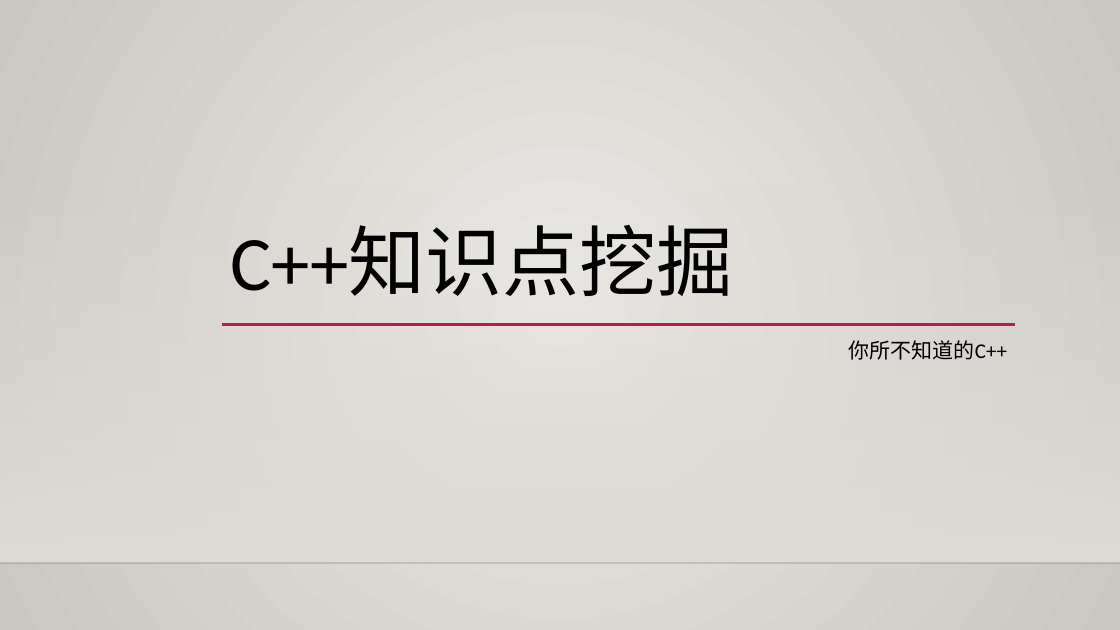
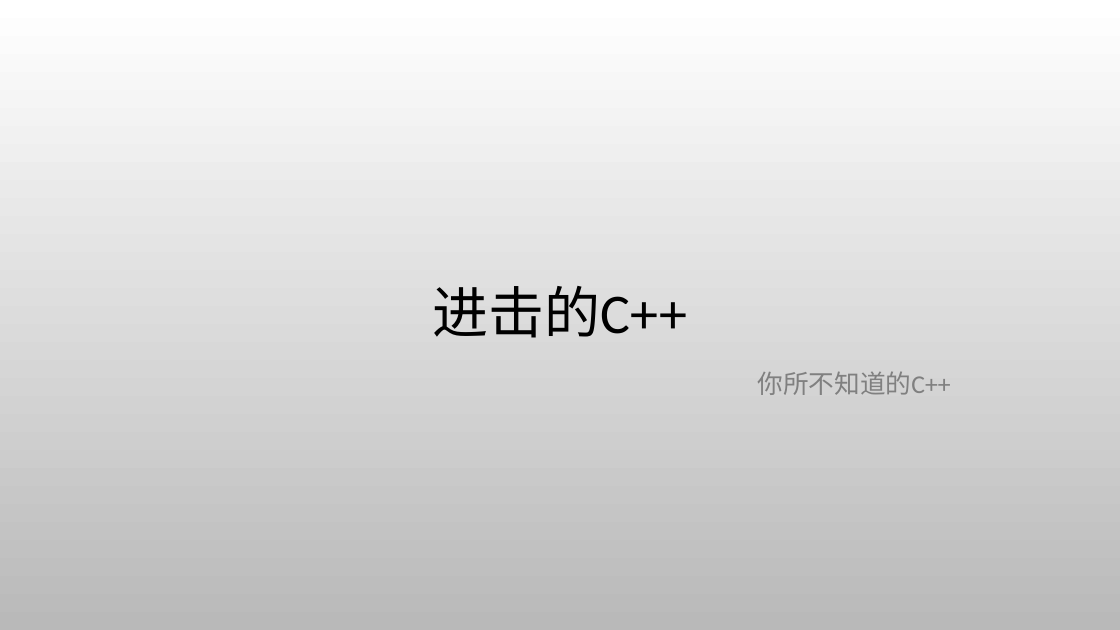
Before and after one commit to albertclass/Lessons, a slide deck: slide 1 of advance c++/courseware.pptx. Drawn at 1120x630 pixels with LibreOffice and Linux fonts; fonts in the diff are those of the drawing; background and template pictures are left out. Boxes give left, top, right and bottom in pixels: in the first picture for what was removed or moved away, otherwise in the second. Text is boxed around its words. In the diff, an @@ line names an element or a change of style, - is before the commit and + after.

```diff
--- a/advance c++/courseware.pptx
+++ b/advance c++/courseware.pptx
@@ background gradient #ECEAE7 to #CAC7C1 to picture (left out) @@
@@ rectangle removed at bbox=[0, 186, 1120, 563] @@
@@ title at bbox=[433, 286, 687, 338]: text changed; size 66 to 48 pt @@
-C++知识点挖掘
+进击的C++
@@ line removed from (222, 324) to (1016, 324) @@
@@ subtitle "你所不知道的C++": place and size @@
-subtitle "你所不知道的C++" at bbox=[849, 340, 1007, 360]
+subtitle "你所不知道的C++" at bbox=[758, 371, 951, 395]
@@ subtitle "你所不知道的C++" at bbox=[758, 371, 951, 395]: size 18 to 22 pt, text colour #000000 to #808080 @@
@@ line removed from (0, 563) to (1120, 563) @@
```
Also in this commit, not shown: 18 other slides changed, 4 slides added, 1 slide removed, 55 other files.
